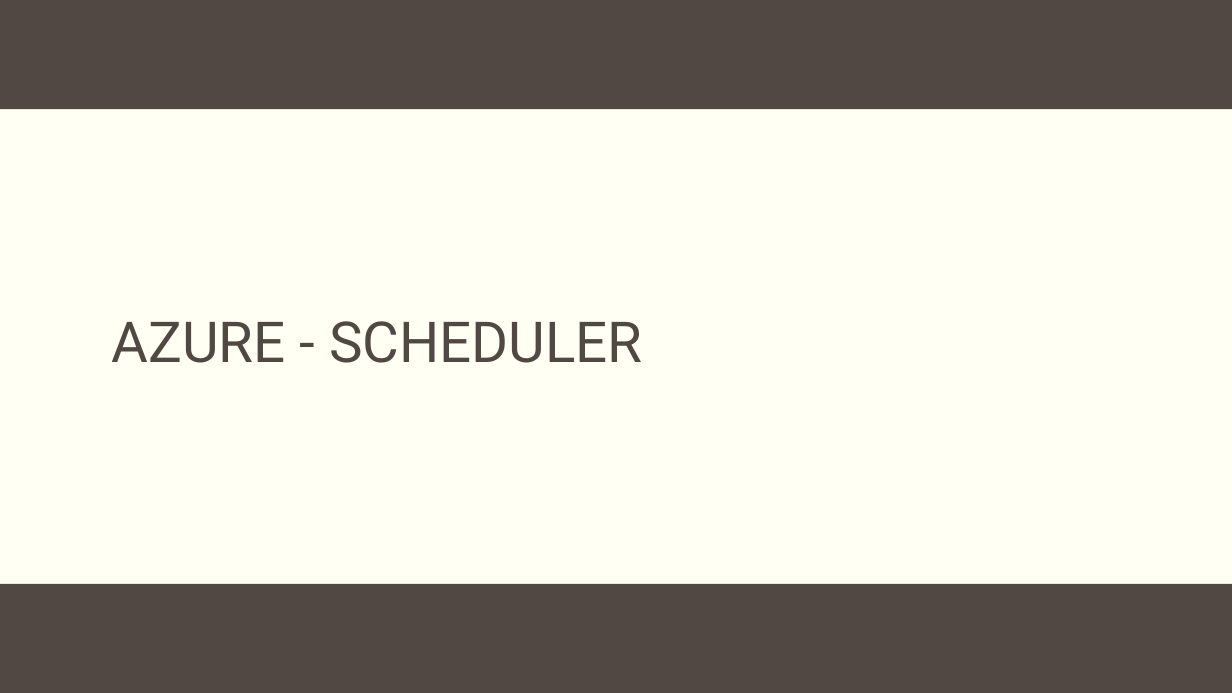
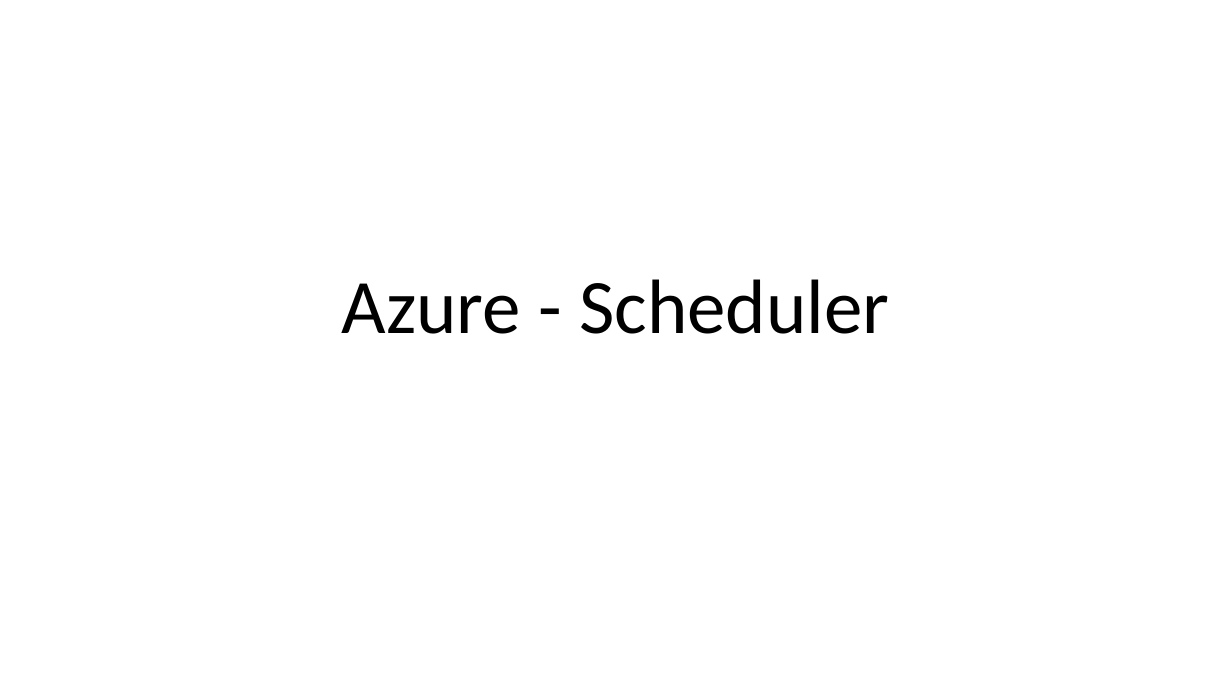
Before and after one commit to prasadhonrao/Training, a slide deck: slide 44 of Presentations/Microsoft Azure.pptx (slide 16 before the commit). Drawn at 1232x693 pixels with LibreOffice and Linux fonts; fonts in the diff are those of the drawing; background and template pictures are left out. Boxes give left, top, right and bottom in pixels: in the first picture for what was removed or moved away, otherwise in the second. Text is boxed around its words. In the diff, an @@ line names an element or a change of style, - is before the commit and + after.

```diff
--- a/Presentations/Microsoft Azure.pptx
+++ b/Presentations/Microsoft Azure.pptx
@@ background #FFFFF3 to #FFFFFF @@
@@ rectangle removed at bbox=[0, 0, 1232, 109] @@
@@ title "Azure - Scheduler" at bbox=[342, 279, 889, 334]: vertical alignment middle to bottom @@
@@ title at bbox=[342, 279, 889, 334]: text changed; size 44 to 60 pt; font Roboto to Calibri; text colour #514843 to #000000 @@
-AZURE - SCHEDULER
+Azure - Scheduler
@@ rectangle removed at bbox=[0, 584, 1232, 693] @@
```
Also in this commit, not shown: 22 other slides changed, 33 slides added, 2 slides removed.
